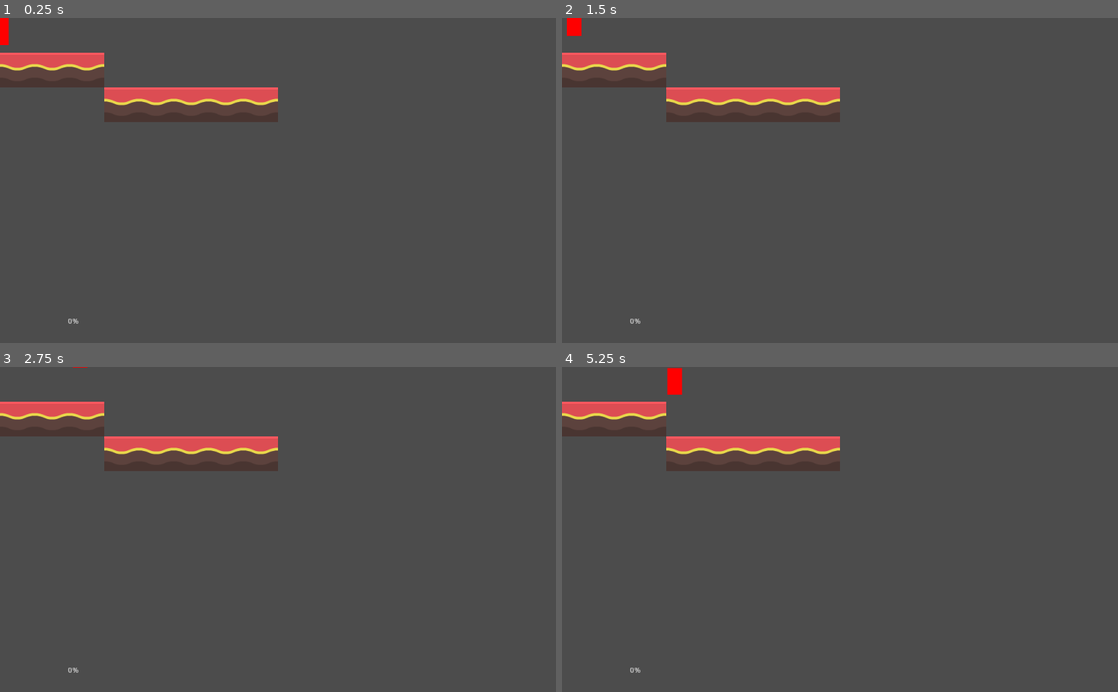
Above: before the commit, frames 1-4 (two rows, left to right).
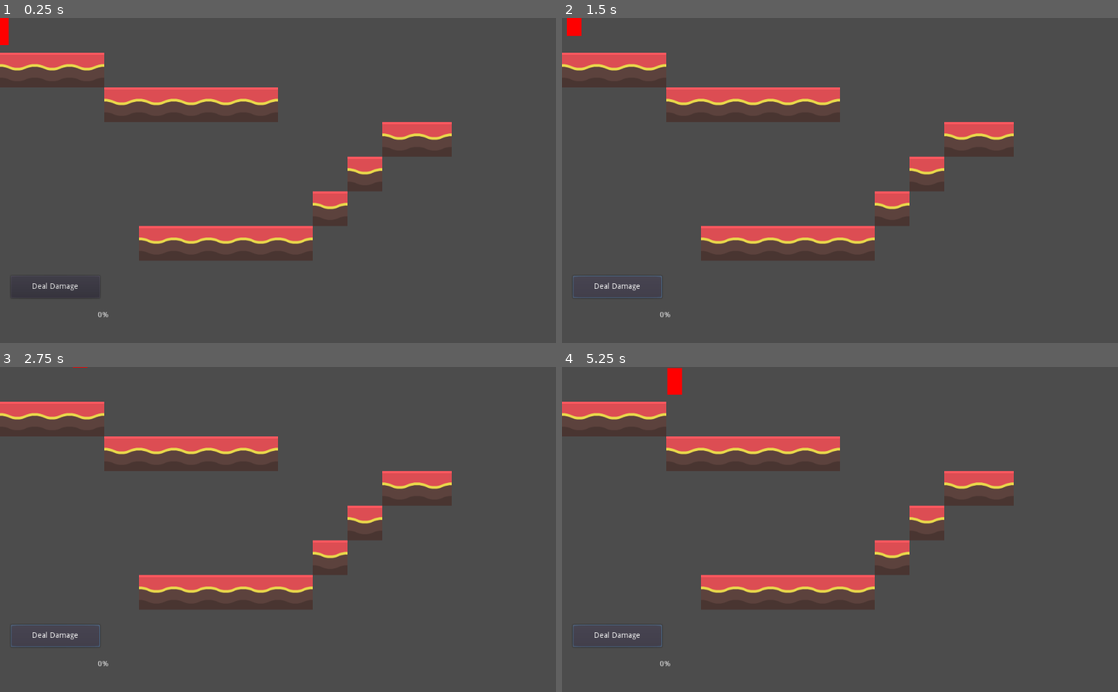
Above: after the commit, the same moments.

Repository: Vaulox/projectwindow
Game: Godot game, scene res://prototype.tscn
Same seed, same stepped clock (60 frames per second), same inputs: the game is played once before the commit and once after it.
Inputs (mouse positions are in pixels of both pictures, inside the frame that each line leads up to):
- Up to frame 1 (0.25 s): no input
- Up to frame 2 (1.5 s): click (617, 287) at 0.5 s, where only the run after the commit has a clickable "Deal Damage"; tap Enter at 1.25 s; hold D (right) from 1.28 s (still down); tap W (up) at 1.35 s
- Up to frame 3 (2.75 s): keep holding D (right); tap W (up) at 1.52, 1.82, 2.1, 2.27, 2.57 s; tap Space at 2 s
- Up to frame 4 (5.25 s): tap Enter at 2.75, 5 s; release D (right) at 2.78 s; hold A (left) 2.78-3.53 s; tap W (up) at 2.85, 3.6, 3.77, 4.07, 4.35, 4.52, 4.82, 5.1 s; hold D (right) 3.53-5.03 s; tap Space at 4.25 s; hold A (left) from 5.03 s (still down)

The runs differ from the first frame. In frame 1, 4.3% of the frame differs, in the area x 2-82%, y 31-95%; in frame 2, 4.4%; in frame 3, 4.4%; in frame 4, 4.4%.
Error after the commit: Attempt to call function 'connect' in base 'null instance' on a null instance. (res://healthbar.gd:6)

Commit message:
my head hurts

Diff:
--- /dev/null
+++ b/damage-button.gd
@@ -0,0 +1,4 @@
+##extends Button
+
+#func _button_pressed():
+#	impact = 0.25
--- a/health bar theme.tres
+++ b/health bar theme.tres
@@ -4,11 +4,11 @@
 bg_color = Color( 0.6, 0.6, 0.6, 0 )
 
 [sub_resource type="StyleBoxFlat" id=2]
-bg_color = Color( 0, 1, 0.133333, 1 )
+bg_color = Color( 0.109804, 0.529412, 0.164706, 1 )
 
 [resource]
 ProgressBar/colors/font_color = Color( 1, 1, 1, 1 )
-ProgressBar/colors/font_color_shadow = Color( 0, 0, 0, 1 )
+ProgressBar/colors/font_color_shadow = Color( 0.439216, 0.439216, 0.439216, 1 )
 ProgressBar/fonts/font = null
 ProgressBar/styles/bg = SubResource( 1 )
 ProgressBar/styles/fg = SubResource( 2 )
--- a/health.gd
+++ b/health.gd
@@ -1,4 +1,4 @@
-extends KinematicBody2D
+extends CollisionShape2D
 
 signal damaged(by)
 signal killed()
@@ -7,6 +7,7 @@
 var health_max = 10
 
 var health = 10
+
 
 func take_damage(impact):
 	impact = clamp(impact, 0.0, 1.0)
@@ -20,3 +21,6 @@
 
 	if health <= 0.0:
 		emit_signal("killed")
+
+func update_healthbar(health):
+	get_node("ProgressBar").set_value(health)
--- /dev/null
+++ b/healthbar.gd
@@ -0,0 +1,11 @@
+extends ProgressBar
+
+onready var character = $KinematicBody2D/CollisionShape2D # get it somewhere
+
+func _ready():
+	character.connect("damaged", self, "_on_character_damage_taken")
+
+func _on_character_damage_taken(impact):
+	# Update health bar according to character's current HP
+	value = character.hp
+	# do something else ...
--- a/prototype.tscn
+++ b/prototype.tscn
@@ -1,9 +1,11 @@
-[gd_scene load_steps=8 format=2]
+[gd_scene load_steps=10 format=2]
 
 [ext_resource path="res://kinematics.gd" type="Script" id=1]
 [ext_resource path="res://firefox_emLB4qKytC.png" type="Texture" id=2]
 [ext_resource path="res://tilesheet.webp" type="Texture" id=3]
 [ext_resource path="res://health bar theme.tres" type="Theme" id=4]
+[ext_resource path="res://health.gd" type="Script" id=5]
+[ext_resource path="res://healthbar.gd" type="Script" id=7]
 
 [sub_resource type="RectangleShape2D" id=1]
 extents = Vector2( 13, 25 )
@@ -36,12 +38,28 @@
 
 [node name="Node" type="Node"]
 
+[node name="ProgressBar" type="ProgressBar" parent="."]
+margin_left = 20.0
+margin_top = 519.0
+margin_right = 360.0
+margin_bottom = 578.0
+theme = ExtResource( 4 )
+script = ExtResource( 7 )
+
+[node name="Button" type="Button" parent="."]
+margin_left = 20.0
+margin_top = 476.0
+margin_right = 184.0
+margin_bottom = 517.0
+text = "Deal Damage"
+
 [node name="KinematicBody2D" type="KinematicBody2D" parent="."]
 script = ExtResource( 1 )
 
 [node name="CollisionShape2D" type="CollisionShape2D" parent="KinematicBody2D"]
 position = Vector2( 3, 15.25 )
 shape = SubResource( 1 )
+script = ExtResource( 5 )
 
 [node name="Sprite" type="Sprite" parent="KinematicBody2D"]
 position = Vector2( 2.625, 15.125 )
@@ -53,11 +71,4 @@
 [node name="TileMap" type="TileMap" parent="Node2D"]
 tile_set = SubResource( 3 )
 format = 1
-tile_data = PoolIntArray( 131071, 0, 0, 65536, 0, 0, 65537, 0, 0, 65538, 0, 0, 131075, 0, 0, 131076, 0, 0, 131077, 0, 0, 131078, 0, 0, 131079, 0, 0 )
-
-[node name="ProgressBar" type="ProgressBar" parent="."]
-margin_left = 15.0
-margin_top = 543.0
-margin_right = 255.0
-margin_bottom = 578.0
-theme = ExtResource( 4 )
+tile_data = PoolIntArray( 131071, 0, 0, 65536, 0, 0, 65537, 0, 0, 65538, 0, 0, 131075, 0, 0, 131076, 0, 0, 131077, 0, 0, 131078, 0, 0, 131079, 0, 0, 196619, 0, 0, 196620, 0, 0, 262154, 536870912, 0, 327689, 536870912, 0, 393220, 0, 0, 393221, 0, 0, 393222, 0, 0, 393223, 0, 0, 393224, 0, 0 )
Not shown, added: .gitignore
